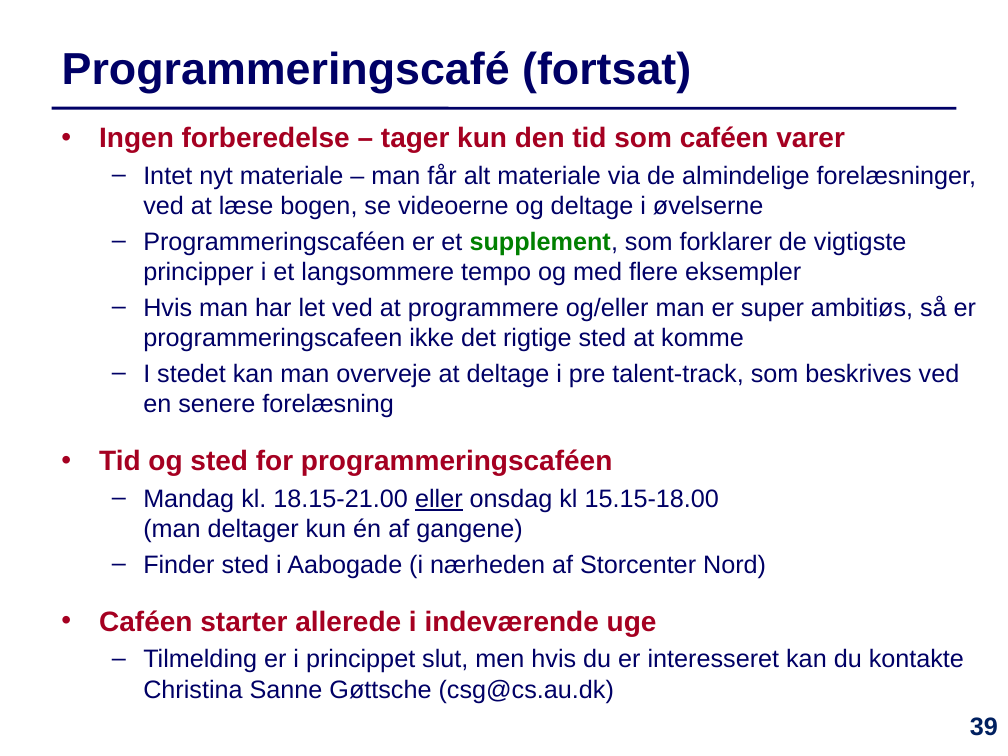
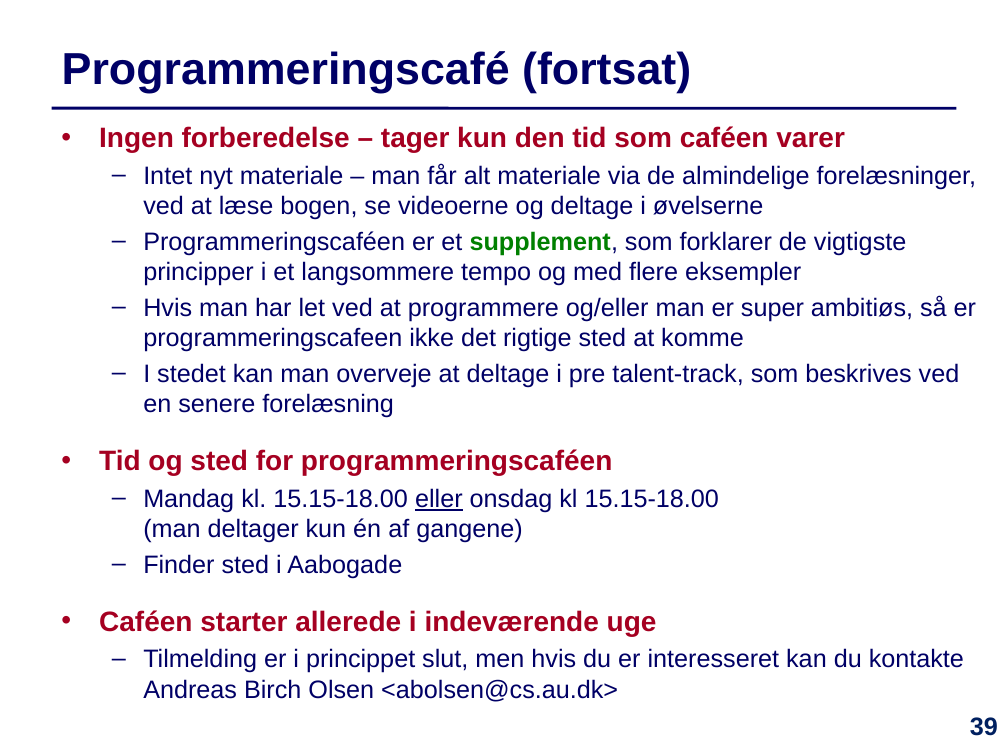
Before and after one commit to IntProgAU/Materiale, a slide deck: slide 39 of web/e22/uge_2a/Slides-Uge2-Mandag.pptx. Drawn at 1008x756 pixels with LibreOffice and Linux fonts; fonts in the diff are those of the drawing. Boxes give left, top, right and bottom in pixels: in the first picture for what was removed or moved away, otherwise in the second. Text is boxed around its words. In the diff, an @@ line names an element or a change of style, - is before the commit and + after.

```diff
--- a/web/e22/uge_2a/Slides-Uge2-Mandag.pptx
+++ b/web/e22/uge_2a/Slides-Uge2-Mandag.pptx
@@ text at (143, 488, 719, 578): text changed @@
-  – Mandag kl. 18.15-21.00 eller onsdag kl 15.15-18.00
-    (man deltager kun én af gangene)
-  – Finder sted i Aabogade (i nærheden af Storcenter Nord)
+  – Mandag kl. 15.15-18.00 eller onsdag kl 15.15-18.00
+    (man deltager kun én af gangene)
+  – Finder sted i Aabogade
@@ text at (143, 648, 964, 702): text changed @@
-  – Tilmelding er i princippet slut, men hvis du er interesseret kan du kontakte Christina Sanne Gøttsche (csg@cs.au.dk)
+  – Tilmelding er i princippet slut, men hvis du er interesseret kan du kontakte Andreas Birch Olsen <abolsen@cs.au.dk>
```
Also in this commit, not shown: 2 other slides changed, 1 slide removed, 19 other files.
